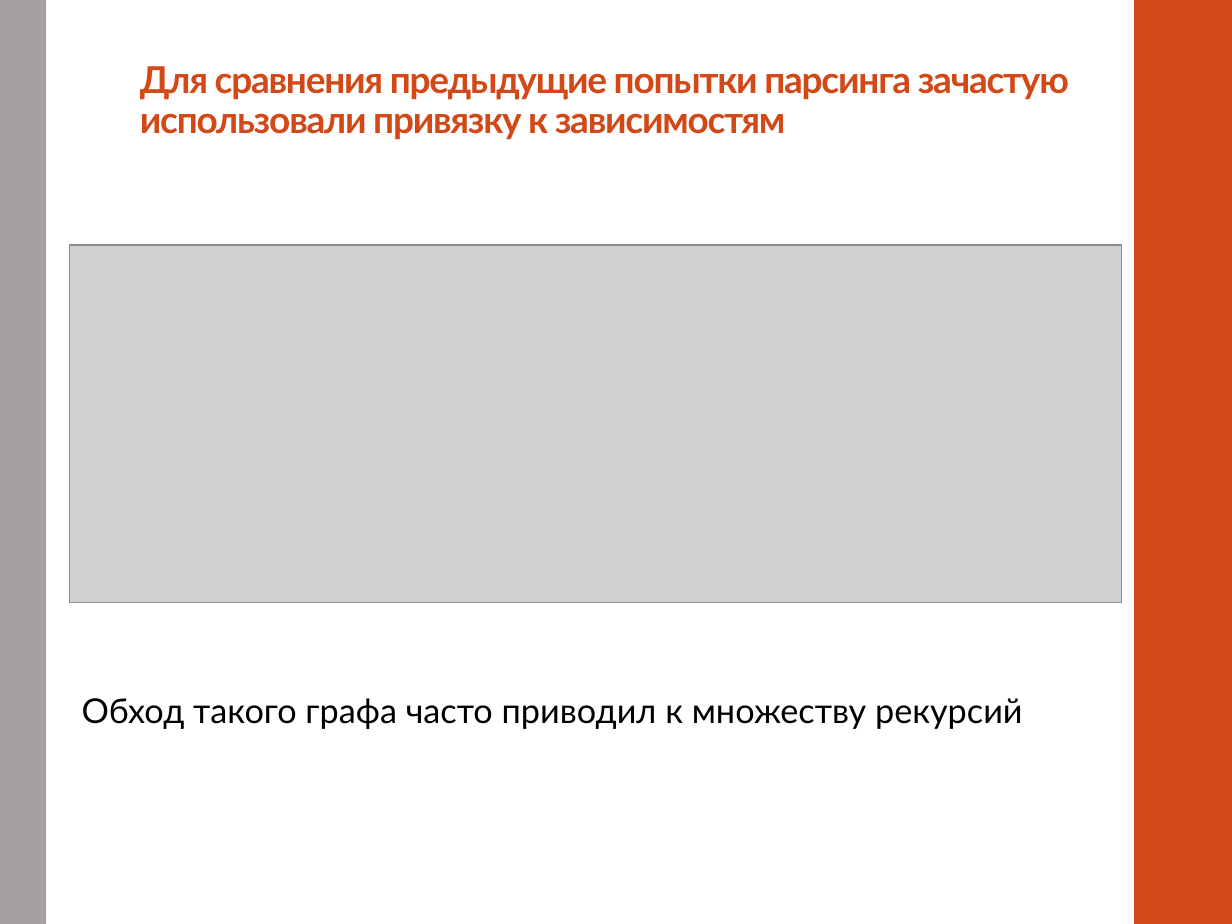
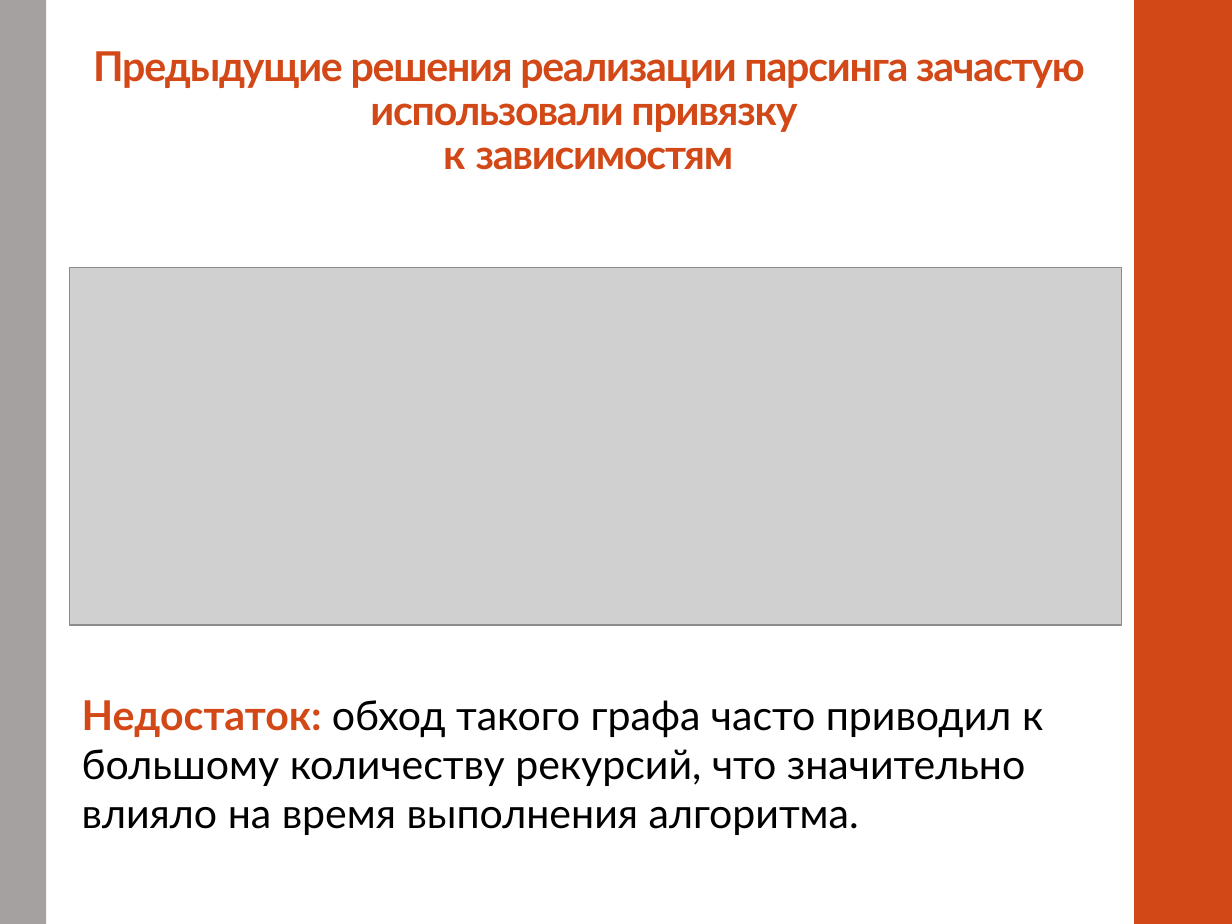
Before and after one commit to alexnodejs/onto-diploma, a slide deck: slide 5 of presentation/Moiseyenko_presentation_cut.pptx. Drawn at 1232x924 pixels with LibreOffice and Linux fonts; fonts in the diff are those of the drawing; grey boxes stand for pictures. Boxes give left, top, right and bottom in pixels: in the first picture for what was removed or moved away, otherwise in the second. Text is boxed around its words. In the diff, an @@ line names an element or a change of style, - is before the commit and + after.

Commit message:
Final changes

```diff
--- a/presentation/Moiseyenko_presentation_cut.pptx
+++ b/presentation/Moiseyenko_presentation_cut.pptx
@@ title at box(93, 51, 1085, 170): text changed; size 21.6 to 24 pt @@
-Для сравнения предыдущие попытки парсинга зачастую использовали привязку к зависимостям
+Предыдущие решения реализации парсинга зачастую использовали привязку
+к зависимостям
@@ picture: place and size @@
-picture at box(69, 245, 1121, 602)
+picture at box(69, 267, 1121, 625)
@@ text at box(82, 700, 1043, 835): text changed; size 20 to 24 pt @@
-Обход такого графа часто приводил к множеству рекурсий
+Недостаток: обход такого графа часто приводил к большому количеству рекурсий, что значительно влияло на время выполнения алгоритма.
```
Also in this commit, not shown: 2 other slides changed, 1 slide added, 1 slide removed.
